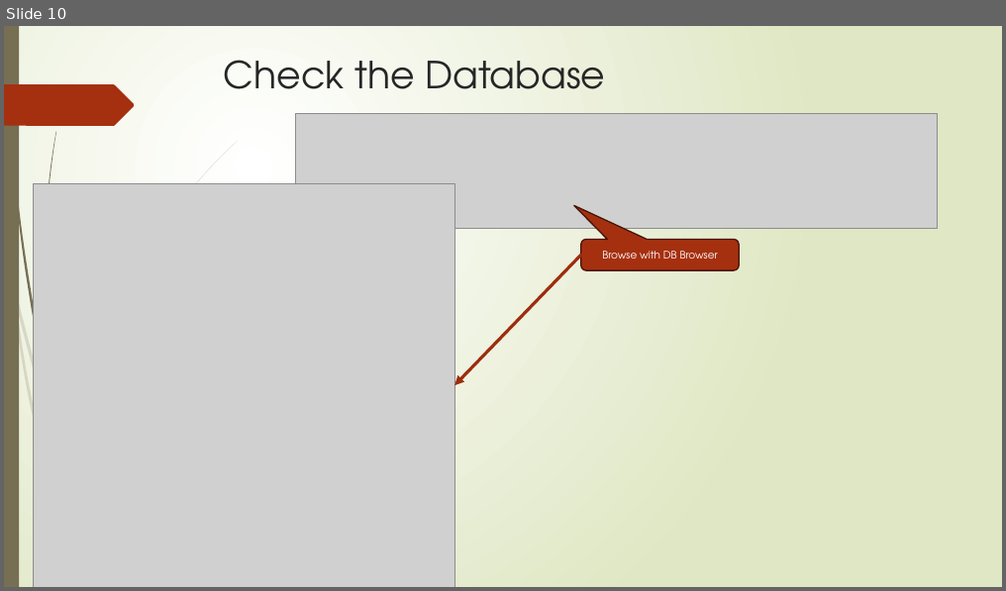
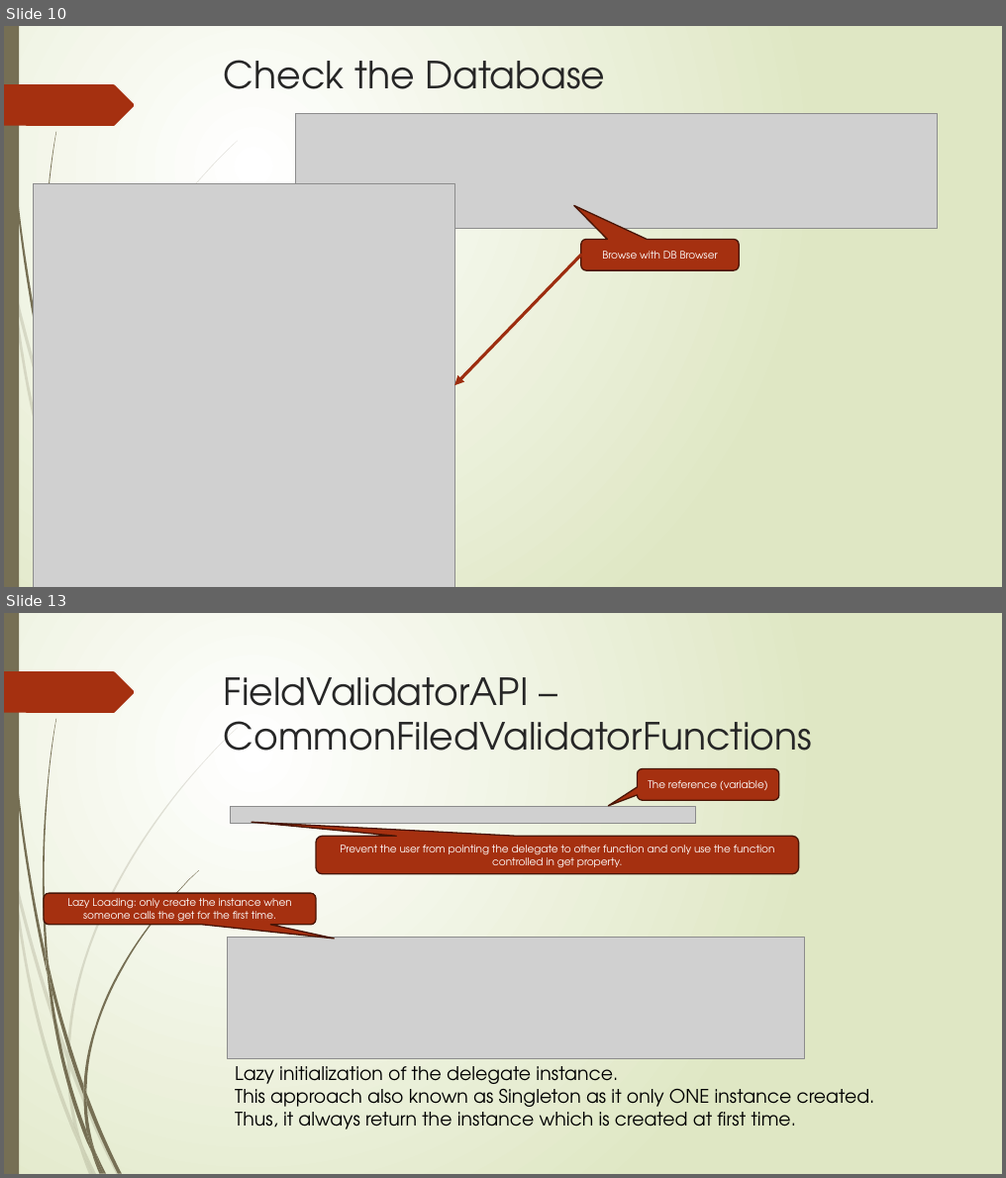
Before and after one commit to kenshih1989/CSharp_Delegates_ClubMembershipApplication, a slide deck: Cycling Club Registration App Note.pptx. Shown one above the other, each under a label of ours: slide 10 before the commit, slides 10 and 13 after it; the slides between them are not shown. The pictures are 1006x591 and 1006x1178 pixels, drawn with LibreOffice and Linux fonts; fonts in the diff are those of the drawing; grey boxes stand for pictures. Boxes give left, top, right and bottom in pixels: in the first picture for what was removed or moved away, otherwise in the second. Text is boxed around its words. In the diff, an @@ line names an element or a change of style, - is before the commit and + after.

Commit message:
Added FieldValidatorAPI and understand how singleton property work

```diff
--- a/Cycling Club Registration App Note.pptx
+++ b/Cycling Club Registration App Note.pptx
@@ slide 13 added at (4,613,1002,1174), background gradient #FFFFFF to #DFE8C4; not listed: 16 template elements that a slide beside it also shows @@
@@ title added at (224,677,812,751), 36 pt, text #262626 @@
+FieldValidatorAPI –
+CommonFiledValidatorFunctions
@@ rounded speech box added at (638,768,779,800), fill #A53010, outline #481507 1.25 pt, 10 pt, text #FFFFFF @@
+The reference (variable)
@@ picture added at (230,807,696,824) @@
@@ rounded speech box added at (316,836,799,874), fill #A53010, outline #481507 1.25 pt, 10 pt, text #FFFFFF @@
+Prevent the user from pointing the delegate to other function and only use the function controlled in get property.
@@ rounded speech box added at (44,894,316,925), fill #A53010, outline #481507 1.25 pt, 10 pt, text #FFFFFF @@
+Lazy Loading: only create the instance when someone calls the get for the first time.
@@ picture added at (228,937,805,1059) @@
@@ freeform shape added at (67,1052,70,1069), fill #766F54 at 20% opacity @@
@@ freeform shape added at (67,1061,82,1146), fill #766F54 at 20% opacity @@
@@ group added at (46,870,199,1154): 6 freeform shapes @@
@@ text added at (235,1066,875,1130), 18 pt, text #000000 @@
+Lazy initialization of the delegate instance.
+This approach also known as Singleton as it only ONE instance created.
+Thus, it always return the instance which is created at first time.
```
Also in this commit, not shown: 2 other slides added, 3 other files.
